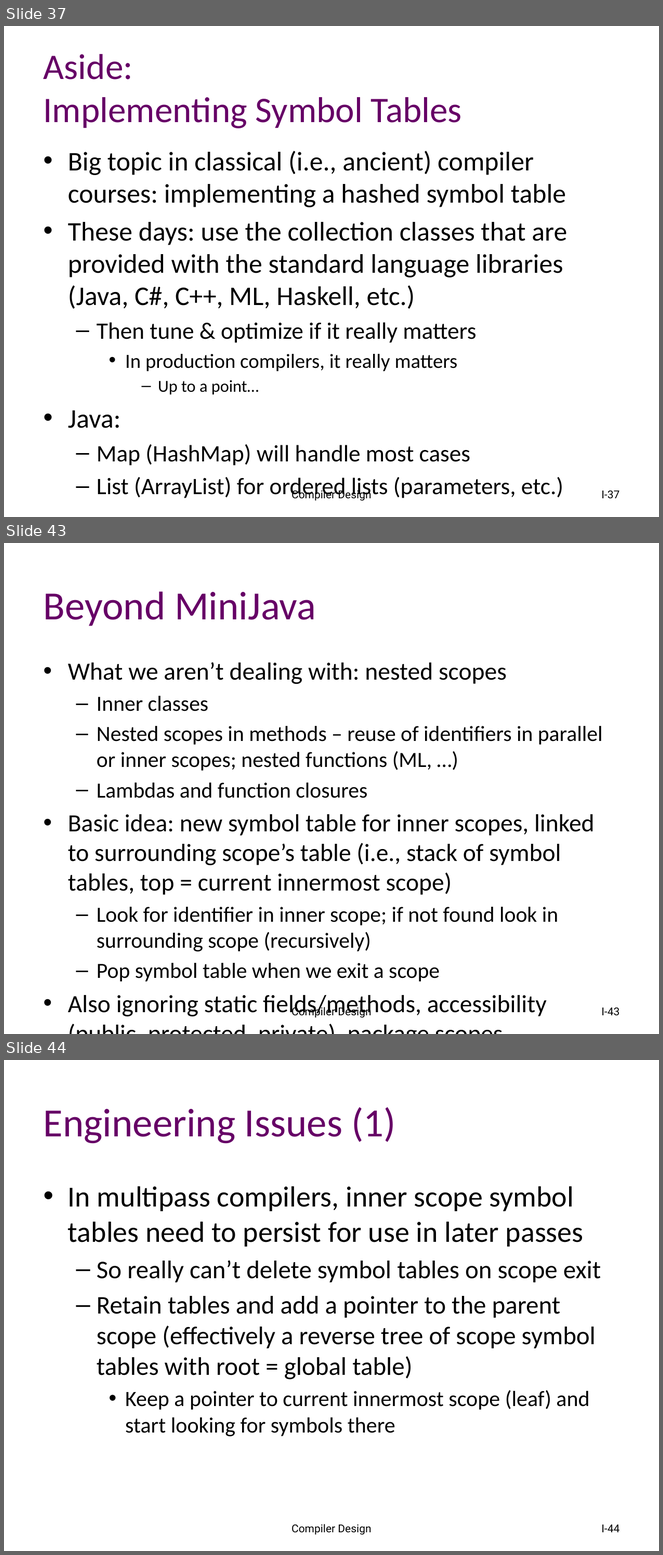
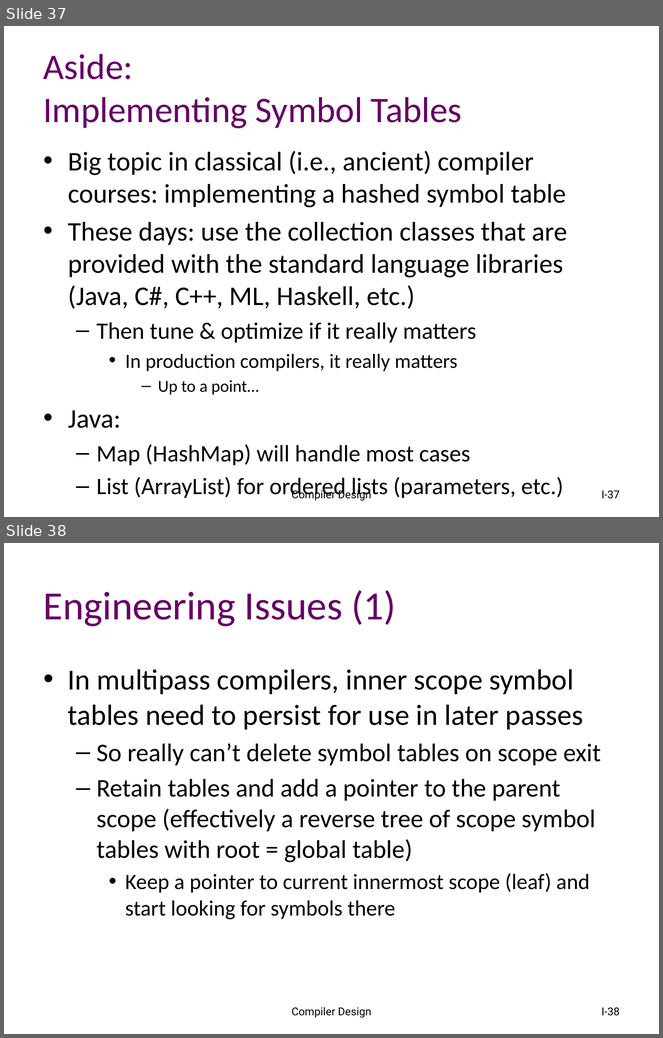
Before and after one commit to atu-se/atu.innomadic.com, a slide deck: courses/compilers/lectures/I-semantics.pptx. Shown one above the other, each under a label of ours: slides 37, 43 and 44 before the commit, slides 37 and 38 after it; the slides between them are not shown. The pictures are 663x1555 and 663x1038 pixels, drawn with LibreOffice and Linux fonts; fonts in the diff are those of the drawing. Boxes give left, top, right and bottom in pixels: in the first picture for what was removed or moved away, otherwise in the second. Text is boxed around its words. In the diff, an @@ line names an element or a change of style, - is before the commit and + after.

```diff
--- a/courses/compilers/lectures/I-semantics.pptx
+++ b/courses/compilers/lectures/I-semantics.pptx
@@ slide 43 removed at [4, 543, 659, 1034], background #FFFFFF @@
@@ title removed at [44, 591, 316, 626] @@
-Beyond MiniJava
@@ text removed at [68, 662, 603, 1013] @@
-• What we aren’t dealing with: nested scopes
-  – Inner classes
-  – Nested scopes in methods – reuse of identifiers in parallel or inner scopes; nested functions (ML, …)
-  – Lambdas and function closures
-• Basic idea: new symbol table for inner scopes, linked to surrounding scope’s table (i.e., stack of symbol tables, top = current innermost scope)
-  – Look for identifier in inner scope; if not found look in surrounding scope (recursively)
-  – Pop symbol table when we exit a scope
-• Also ignoring static fields/methods, accessibility (public, protected, private), package scopes, …
@@ text removed at [292, 1005, 371, 1018] @@
-Compiler Design
@@ page number removed at [601, 1008, 620, 1016] @@
-I-43
@@ what was slide 44 is now slide 38 @@
@@ page number at [601, 1008, 620, 1016]: text changed @@
-I-44
+I-38
```
Also in this commit, not shown: 18 slides changed, 6 other slides removed.
